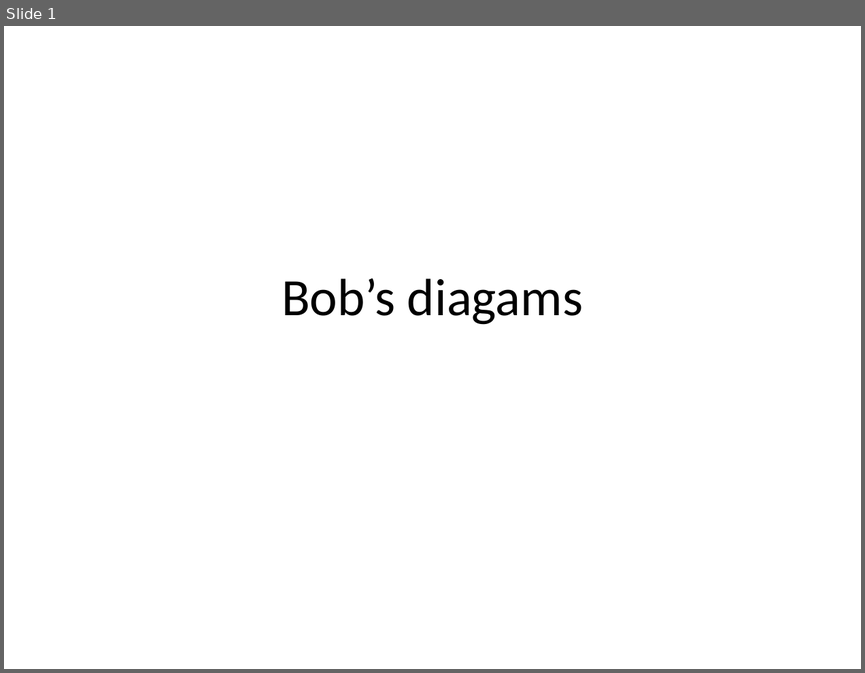
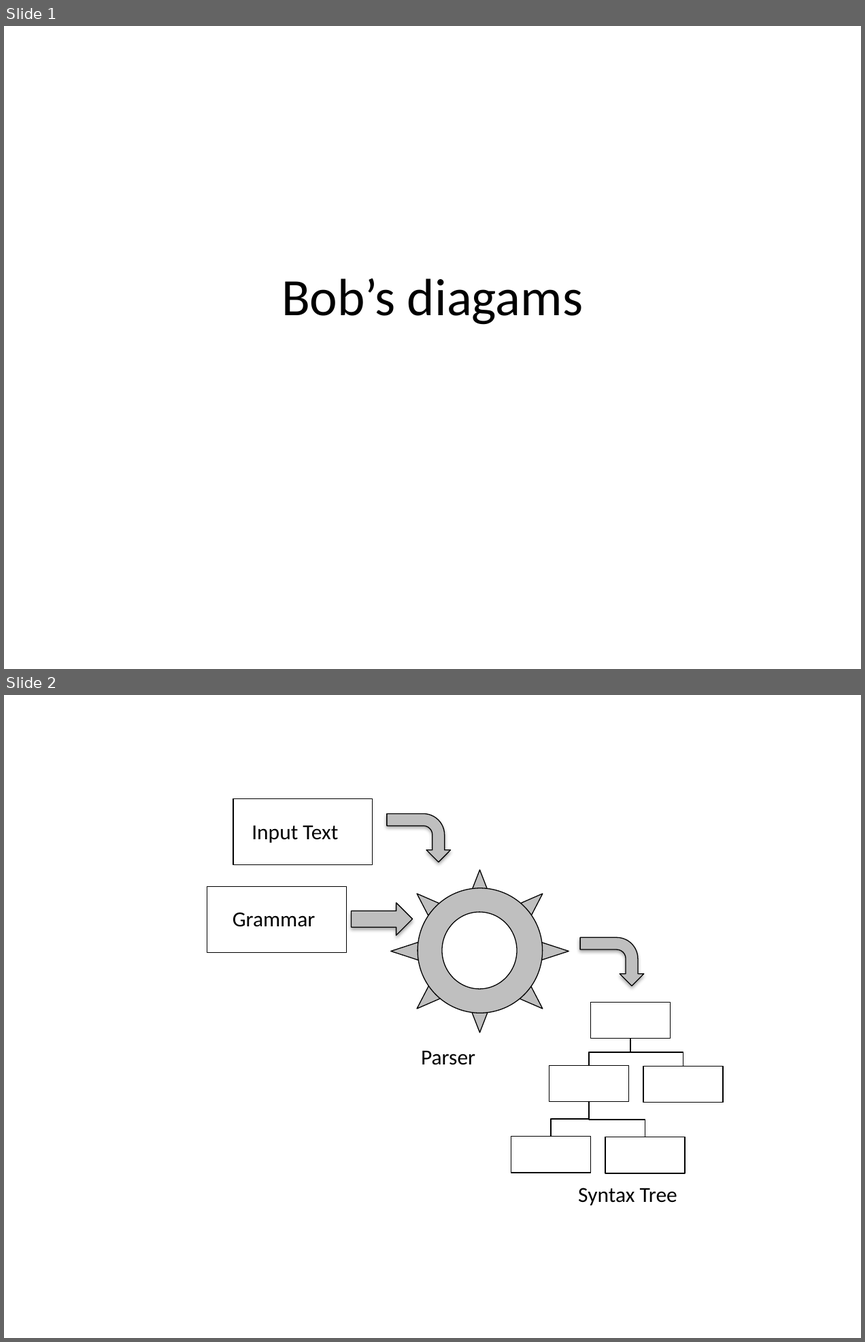
Before and after one commit to rrodini/PSGV-DSL, a slide deck: Lecture/images/bobs-images.pptx. Shown one above the other, each under a label of ours: slide 1 before the commit, slides 1 and 2 after it. The pictures are 865x673 and 865x1342 pixels, drawn with LibreOffice and Linux fonts; fonts in the diff are those of the drawing. Boxes give left, top, right and bottom in pixels: in the first picture for what was removed or moved away, otherwise in the second. Text is boxed around its words. In the diff, an @@ line names an element or a change of style, - is before the commit and + after.

Commit message:
more Lecture 7

```diff
--- a/Lecture/images/bobs-images.pptx
+++ b/Lecture/images/bobs-images.pptx
@@ slide 2 added at [4,695,861,1338], background #FFFFFF @@
@@ rectangle added at [232,798,373,864], outline #000000 0.75 pt @@
@@ bent arrow added at [387,814,450,862], fill #BFBFBF, outline #000000 0.75 pt @@
@@ text added at [252,825,338,843], 18 pt, text #000000 @@
+Input Text
@@ sun added at [390,870,568,1032], fill #BFBFBF, outline #000000 0.75 pt @@
@@ rectangle added at [207,887,347,953], outline #000000 0.75 pt @@
@@ ellipse added at [418,888,543,1013], fill #BFBFBF, outline #000000 0.75 pt @@
@@ text added at [232,912,315,927], 18 pt, text #000000 @@
+Grammar
@@ right arrow added at [351,902,412,935], fill #BFBFBF, outline #000000 0.75 pt @@
@@ ellipse added at [442,912,516,989], fill #FFFFFF, outline #000000 0.75 pt @@
@@ bent arrow added at [580,938,643,985], fill #BFBFBF, outline #000000 0.75 pt @@
@@ rectangle added at [591,1002,670,1038], outline #000000 0.75 pt @@
@@ elbow line added from (630, 1038) to (589, 1065), #000000 1 pt @@
@@ elbow line added from (630, 1038) to (683, 1066), #000000 1 pt @@
@@ text added at [421,1050,475,1065], 18 pt, text #000000 @@
+Parser
@@ rectangle added at [549,1065,629,1101], outline #000000 0.75 pt @@
@@ rectangle added at [643,1066,723,1102], outline #000000 0.75 pt @@
@@ elbow line added from (589, 1101) to (551, 1136), #000000 1 pt @@
@@ elbow line added from (589, 1101) to (645, 1137), #000000 1 pt @@
@@ rectangle added at [511,1136,591,1172], outline #000000 0.75 pt @@
@@ rectangle added at [604,1137,684,1173], outline #000000 0.75 pt @@
@@ text added at [578,1187,677,1205], 18 pt, text #000000 @@
+Syntax Tree
```
Also in this commit, not shown: 1 other slide added, 1 slide removed, 3 other files.
